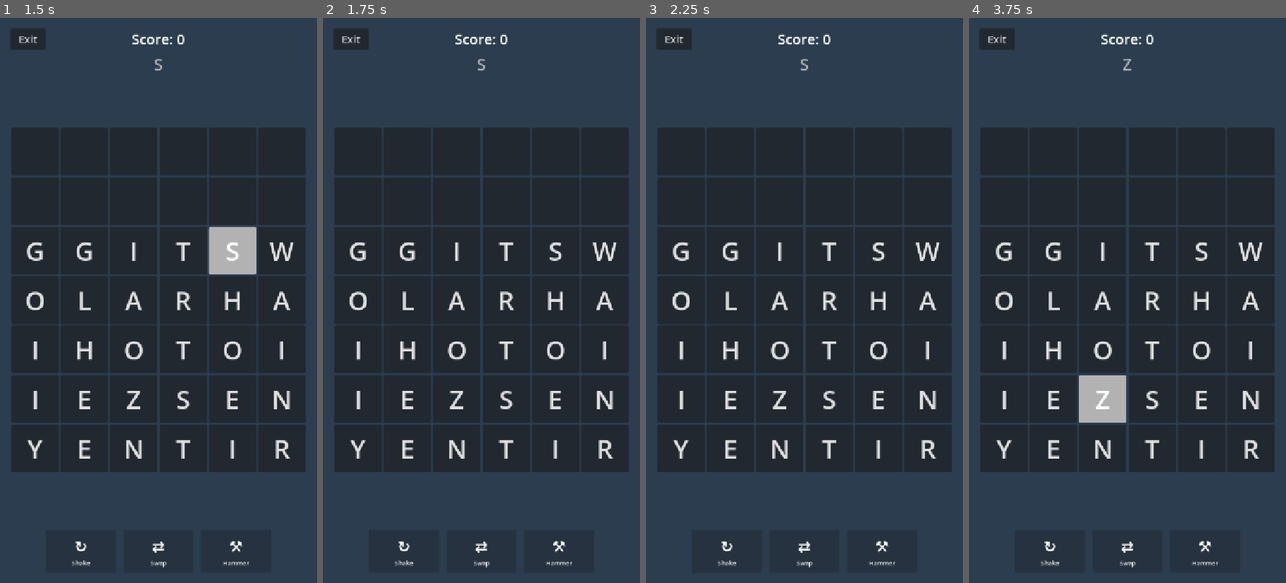
Above: before the commit, frames 1-4 (left to right).
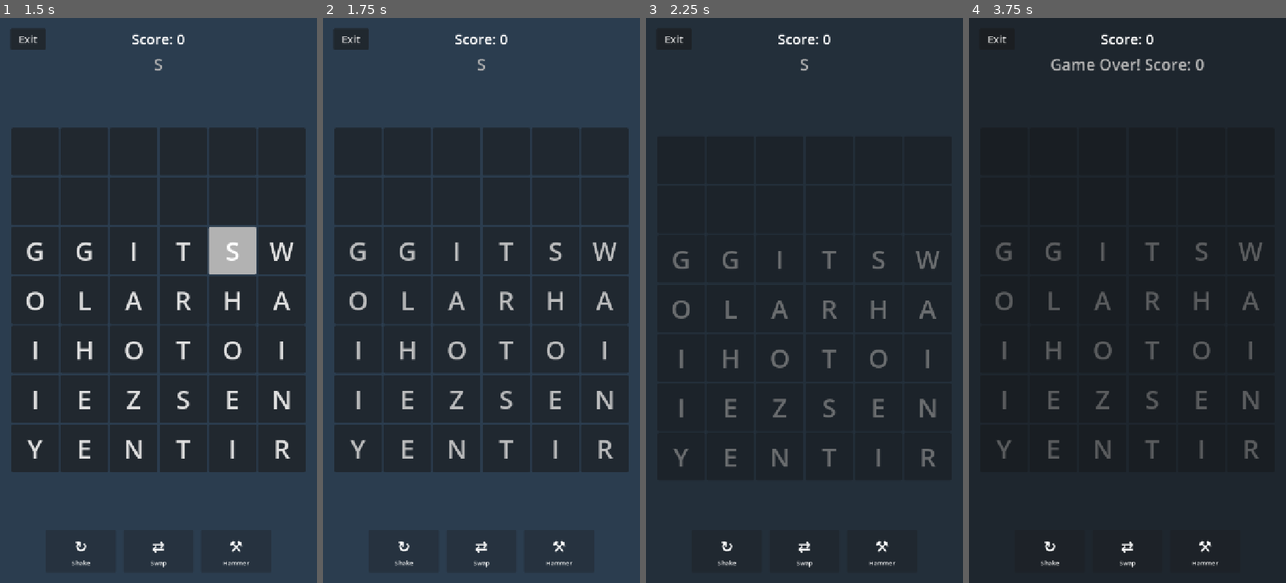
Above: after the commit, the same moments.

Repository: lux-sp4rk/wrdfall
Game: Godot game, scene res://scenes/Home.tscn
The game is run twice, just before and just after one commit, with the same random seed, the same clock (stepped at 60 frames per second) and the same inputs.
Inputs (mouse positions are in pixels of both pictures, inside the frame that each line leads up to):
- Up to frame 1 (1.5 s): click "Play" at 0.5 s; tap Enter at 1.25 s; move the mouse to (228, 272) at 1.27 s; hold W from 1.28 s (still down); hold Ctrl from 1.28 s (still down); click (228, 272) at 1.42 s
- Up to frame 2 (1.75 s): keep holding W; keep holding Ctrl; tap L at 1.55 s
- Up to frame 3 (2.25 s): move the mouse to (741, 328) at 2.02 s; release W at 2.03 s; release Ctrl at 2.03 s; tap L at 2.1 s
- Up to frame 4 (3.75 s): tap Ctrl at 2.3 s; move the mouse to (1159, 176) at 2.77 s; hold Ctrl 2.78-3.53 s; hold W from 2.78 s (still down); tap L at 3.05, 3.6 s; tap Space at 3.5 s; move the mouse to (1111, 413) at 3.52 s; click (1111, 413) at 3.67 s

Frame 1 is identical in both runs. In frame 2, 1.6% of the frame differs, in the area x 8-93%, y 39-78%; in frame 3, 6.6%; in frame 4, 45%, in the area x 0-100%, y 0-100%.

Commit message:
feat: add win and lose animations for game-over states

Diff:
--- a/godot/project.godot
+++ b/godot/project.godot
@@ -22,7 +22,6 @@
 [autoload]
 
 GameSettings="*res://scripts/GameSettings.gd"
-config/features=PackedStringArray("4.6", "GL Compatibility")
 
 [display]
 
--- a/godot/scripts/LoomDrop.gd
+++ b/godot/scripts/LoomDrop.gd
@@ -8,6 +8,8 @@
 @onready var hammer_button: Button = %"HammerButton"
 @onready var swap_button: Button = %"SwapButton"
 @onready var home_button: Button = %"HomeButton"
+@onready var background: ColorRect = $ColorRect
+@onready var margin_container: MarginContainer = $MarginContainer
 
 const ROWS: int = 7
 const COLS: int = 6
@@ -375,6 +377,15 @@
 			_cancel_swap_targeting()
 			return
 
+	# Debug keys to test animations (W for win, L for lose)
+	if event is InputEventKey and event.pressed:
+		if event.keycode == KEY_W and Input.is_key_pressed(KEY_CTRL):
+			_trigger_win()
+			return
+		if event.keycode == KEY_L and Input.is_key_pressed(KEY_CTRL):
+			_trigger_game_over()
+			return
+
 	if event is InputEventMouseButton and event.button_index == MOUSE_BUTTON_LEFT:
 		if event.pressed:
 			var cell := _cell_at(event.global_position)
@@ -849,13 +860,13 @@
 func _trigger_win() -> void:
 	game_over = true
 	drop_timer.stop()
-	word_label.text = lang_config.ui_strings["you_win"] % score
+	_play_win_animation()
 
 
 func _trigger_game_over() -> void:
 	game_over = true
 	drop_timer.stop()
-	word_label.text = lang_config.ui_strings["game_over"] % score
+	_play_lose_animation()
 
 
 func _update_grid_display() -> void:
@@ -963,3 +974,90 @@
 func _set_button_content(btn: Button, icon_text: String, label_text: String) -> void:
 	btn.get_node("Content/Icon").text = icon_text
 	btn.get_node("Content/Text").text = label_text
+
+
+# --- Win/Lose Animations ---
+
+func _play_win_animation() -> void:
+	# Celebratory, high-energy win animation with screen shake, color bursts, and grid bounce
+
+	# Store original positions for restoration
+	var orig_margin_pos: Vector2 = margin_container.position
+	var orig_grid_scale: Vector2 = grid_center.scale
+	var orig_bg_color: Color = background.color
+
+	# Create main animation timeline
+	var tween := create_tween().set_parallel(false)
+
+	# Phase 1: Initial impact - quick scale pop (0.15s)
+	var phase1 := create_tween().set_parallel(true)
+	phase1.tween_property(grid_center, "scale", Vector2(1.15, 1.15), 0.1).set_ease(Tween.EASE_OUT).set_trans(Tween.TRANS_BACK)
+	phase1.tween_property(background, "color", Color(0.3, 0.7, 0.4), 0.1)  # Bright green burst
+	await phase1.finished
+
+	# Phase 2: Screen shake (0.4s total)
+	for i in range(8):
+		var shake_offset: Vector2 = Vector2(
+			randf_range(-12, 12),
+			randf_range(-12, 12)
+		)
+		var shake_tween := create_tween()
+		shake_tween.tween_property(margin_container, "position", orig_margin_pos + shake_offset, 0.05)
+		await shake_tween.finished
+
+	# Phase 3: Celebratory bounce and color pulse (0.6s)
+	# Grid bounce sequence
+	var bounce_tween := create_tween()
+	bounce_tween.tween_property(grid_center, "scale", Vector2(0.95, 0.95), 0.15).set_ease(Tween.EASE_IN).set_trans(Tween.TRANS_CUBIC)
+	bounce_tween.tween_property(grid_center, "scale", Vector2(1.05, 1.05), 0.15).set_ease(Tween.EASE_OUT).set_trans(Tween.TRANS_BOUNCE)
+	bounce_tween.tween_property(grid_center, "scale", orig_grid_scale, 0.3)
+
+	# Color pulse sequence (runs in parallel with bounce)
+	var color_tween := create_tween()
+	color_tween.tween_property(background, "color", Color(0.4, 0.5, 0.9), 0.2)  # Blue
+	color_tween.tween_property(background, "color", Color(0.9, 0.7, 0.2), 0.2)  # Gold
+	color_tween.tween_property(background, "color", orig_bg_color, 0.2)
+
+	await bounce_tween.finished
+
+	# Phase 4: Restore and display message
+	margin_container.position = orig_margin_pos
+	word_label.text = lang_config.ui_strings["you_win"] % score
+
+	# Animate word label appearance
+	word_label.modulate.a = 0.0
+	var label_tween := create_tween()
+	label_tween.tween_property(word_label, "modulate:a", 1.0, 0.3)
+
+
+func _play_lose_animation() -> void:
+	# Somber but encouraging lose animation with fade and downward drift
+
+	# Store original values
+	var orig_grid_pos: Vector2 = grid_center.position
+	var orig_bg_color: Color = background.color
+	var target_gray: Color = Color(0.12, 0.15, 0.18)  # Darker, desaturated
+
+	# Create animation timeline
+	var tween := create_tween().set_parallel(true)
+
+	# Darken background gradually (0.8s)
+	tween.tween_property(background, "color", target_gray, 0.8).set_ease(Tween.EASE_IN).set_trans(Tween.TRANS_CUBIC)
+
+	# Grid drifts down slowly and fades slightly (0.8s)
+	tween.tween_property(grid_center, "position:y", orig_grid_pos.y + 30, 0.8).set_ease(Tween.EASE_IN).set_trans(Tween.TRANS_CUBIC)
+	tween.tween_property(grid_center, "modulate:a", 0.6, 0.8).set_ease(Tween.EASE_IN)
+
+	# Desaturate grid buttons (0.8s)
+	for row in range(ROWS):
+		for col in range(COLS):
+			var btn: Button = buttons[row][col]
+			tween.tween_property(btn, "modulate", Color(0.6, 0.6, 0.6), 0.8)
+
+	await tween.finished
+
+	# Display encouraging message with fade-in
+	word_label.text = lang_config.ui_strings["game_over"] % score
+	word_label.modulate.a = 0.0
+	var label_tween := create_tween()
+	label_tween.tween_property(word_label, "modulate:a", 1.0, 0.4)
Not shown, added: docs/issue-40-animations.md
